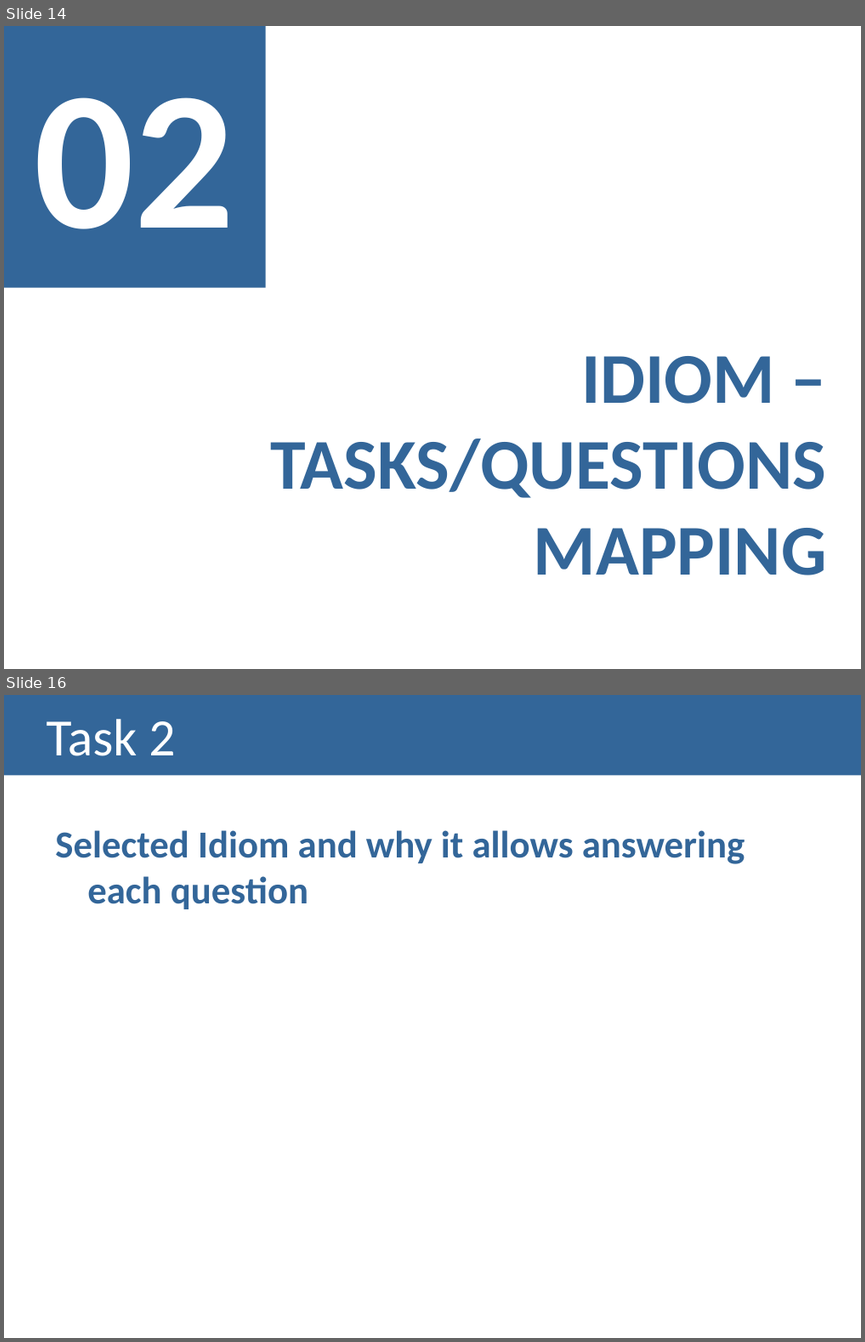
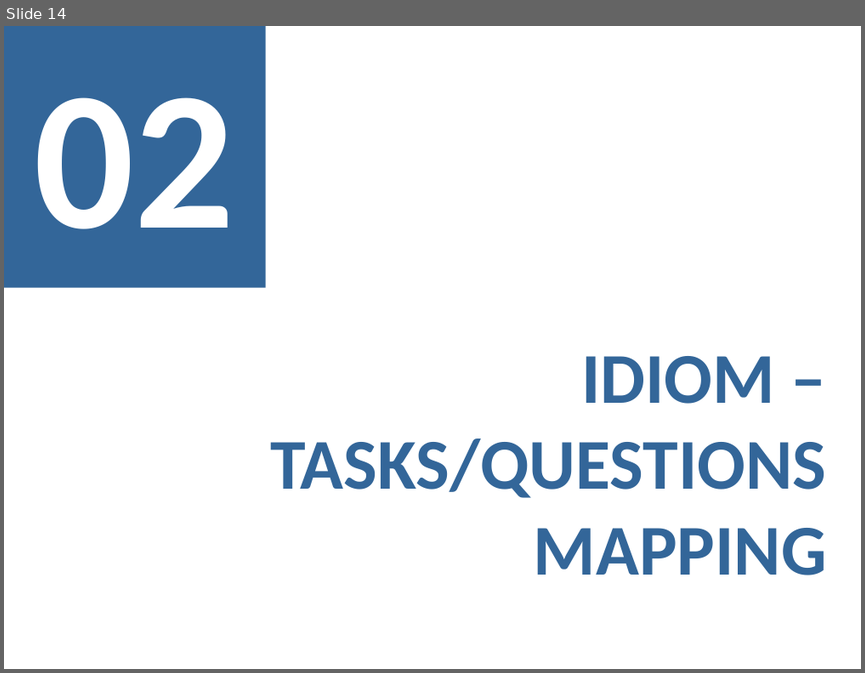
Before and after one commit to carboned4/V_I_2015_1, a slide deck: checkpoint3/G01A - Presentation 3.pptx. Shown one above the other, each under a label of ours: slides 14 and 16 before the commit, slide 14 after it; the slides between them are not shown. The pictures are 865x1342 and 865x673 pixels, drawn with LibreOffice and Linux fonts; fonts in the diff are those of the drawing. Boxes give left, top, right and bottom in pixels: in the first picture for what was removed or moved away, otherwise in the second. Text is boxed around its words. In the diff, an @@ line names an element or a change of style, - is before the commit and + after.

```diff
--- a/checkpoint3/G01A - Presentation 3.pptx
+++ b/checkpoint3/G01A - Presentation 3.pptx
@@ slide 16 removed at box(4, 695, 861, 1338), background #FFFFFF @@
@@ title removed at box(4, 695, 861, 776) @@
-Task 2
@@ text removed at box(55, 830, 745, 909) @@
-Selected Idiom and why it allows answering each question
```
Also in this commit, not shown: 7 slides added, 1 other slide removed.
